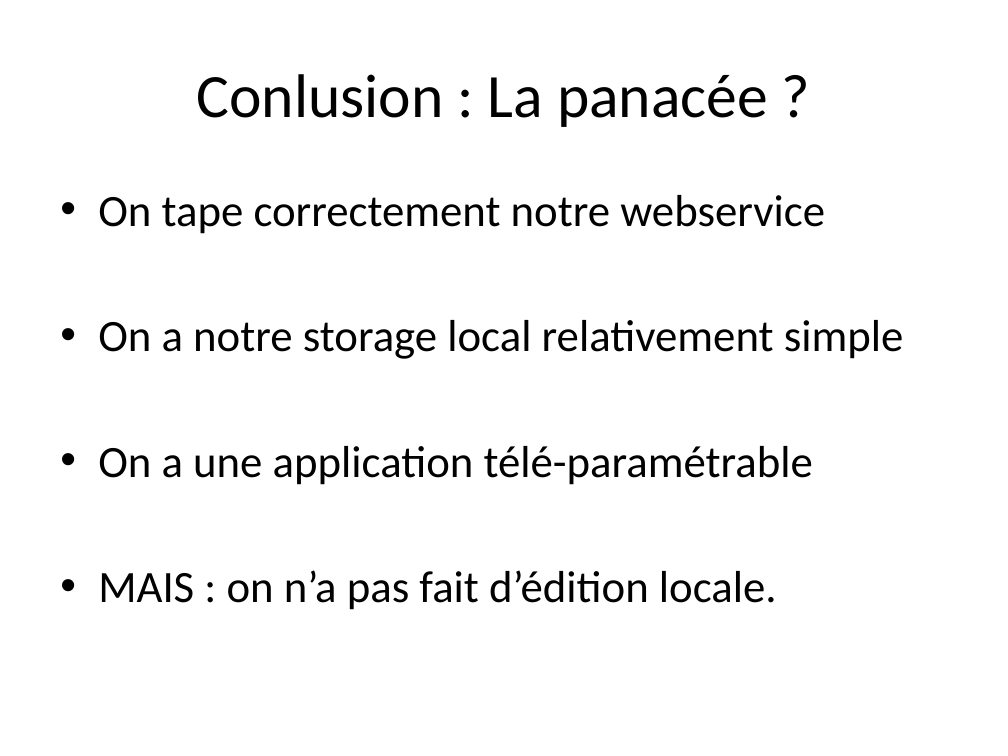
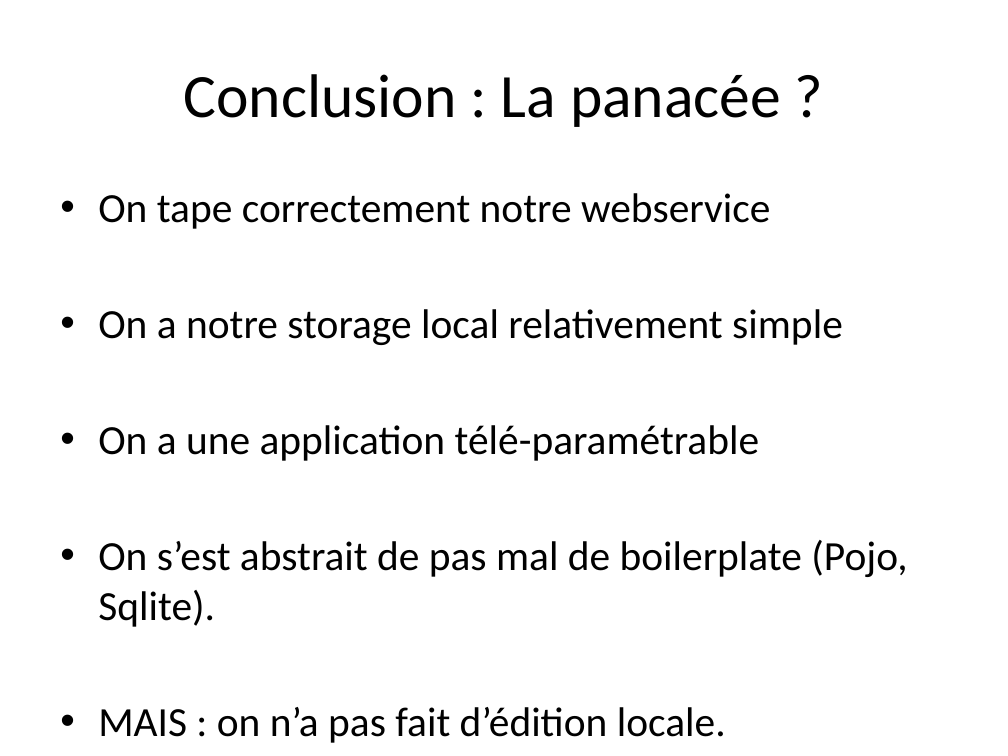
Before and after one commit to TheCopycat/protobuf-powered-android, a slide deck: slide 46 of protobuf-powered.pptx (slide 37 before the commit). Drawn at 1008x756 pixels with LibreOffice and Linux fonts; fonts in the diff are those of the drawing. Boxes give left, top, right and bottom in pixels: in the first picture for what was removed or moved away, otherwise in the second. Text is boxed around its words. In the diff, an @@ line names an element or a change of style, - is before the commit and + after.

```diff
--- a/protobuf-powered.pptx
+++ b/protobuf-powered.pptx
@@ title at (183,74,781,127): text changed @@
-Conlusion : La panacée ?
+Conclusion : La panacée ?
@@ text at (98,193,843,743): size 32 to 29.6 pt in "On tape correctement notre webservice", "On a notre storage local relativement simple", "On a une application télé-paramétrable", "MAIS : on n’a pas fait d’édition ..." @@
@@ text at (98,540,907,627): paragraph added @@
+• On s’est abstrait de pas mal de boilerplate (Pojo, Sqlite).
```
Also in this commit, not shown: 2 other slides changed, 12 slides added, 3 slides removed.
